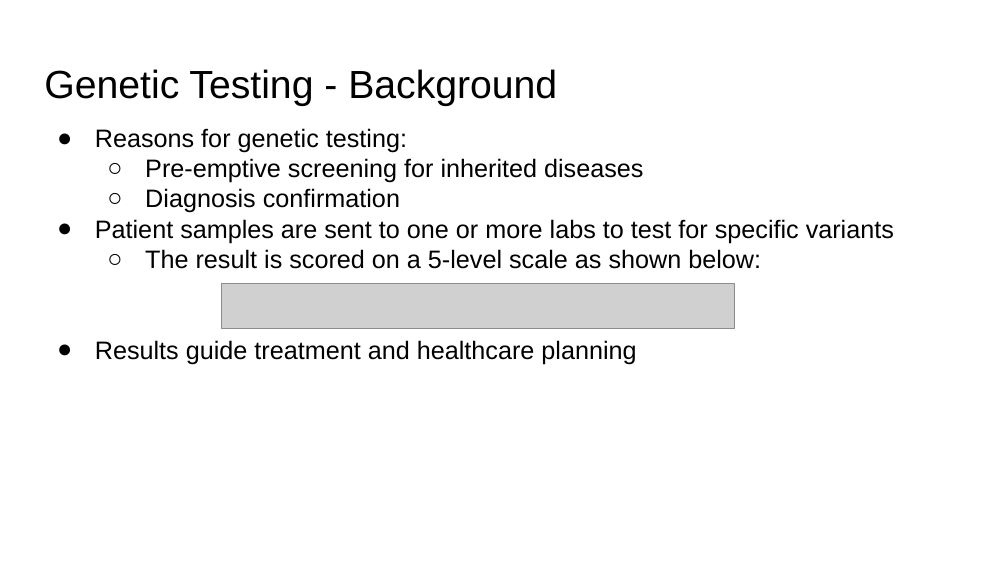
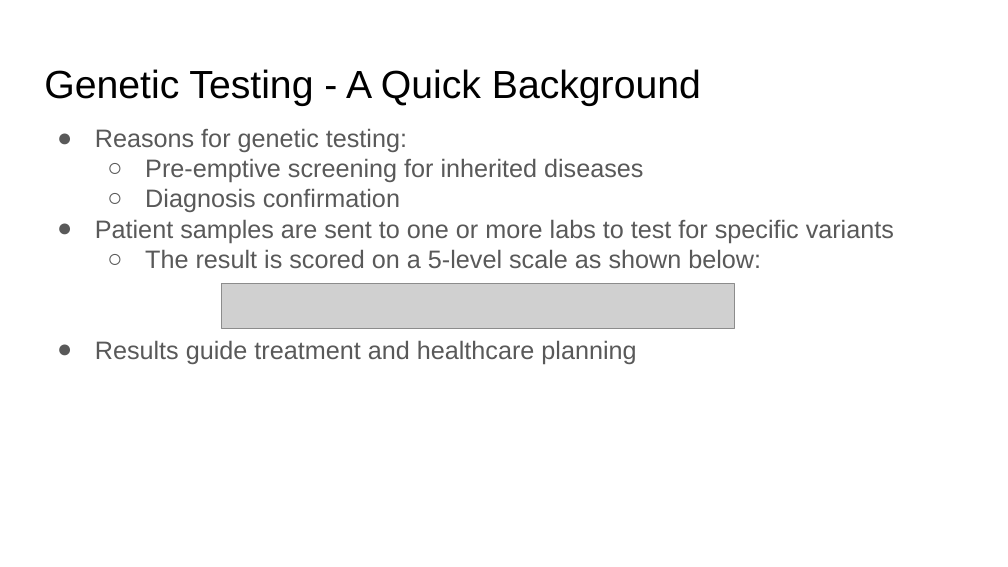
Before and after one commit to gksullan/Springboard_Capstone_1, a slide deck: slide 2 of reports/Predicting Genetic Variants that are Conflicting Classified.pptx. Drawn at 1008x567 pixels with LibreOffice and Linux fonts; fonts in the diff are those of the drawing; grey boxes stand for pictures. Boxes give left, top, right and bottom in pixels: in the first picture for what was removed or moved away, otherwise in the second. Text is boxed around its words. In the diff, an @@ line names an element or a change of style, - is before the commit and + after.

```diff
--- a/reports/Predicting Genetic Variants that are Conflicting Classified.pptx
+++ b/reports/Predicting Genetic Variants that are Conflicting Classified.pptx
@@ title at <box>44,69,701,106</box>: text changed @@
-Genetic Testing - Background
+Genetic Testing - A Quick Background
@@ text "Reasons for genetic testing:" at <box>95,128,894,364</box>: text colour #000000 to #595959; bullet colour #000000 to #595959 @@
```
Also in this commit, not shown: 7 other slides changed, 3 slides added, 1 slide removed.
